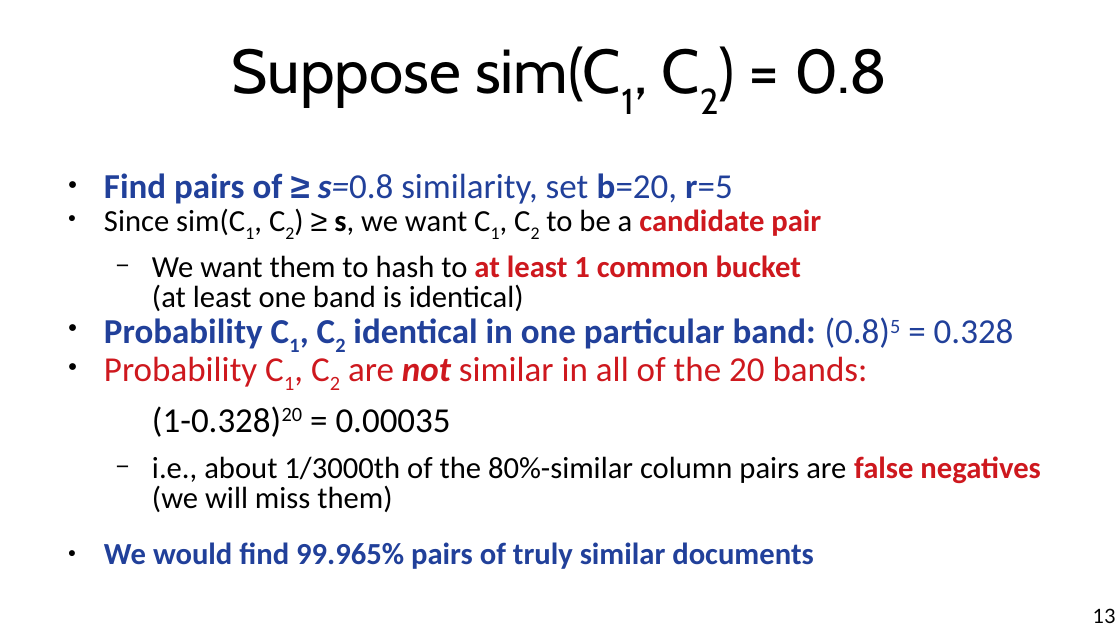
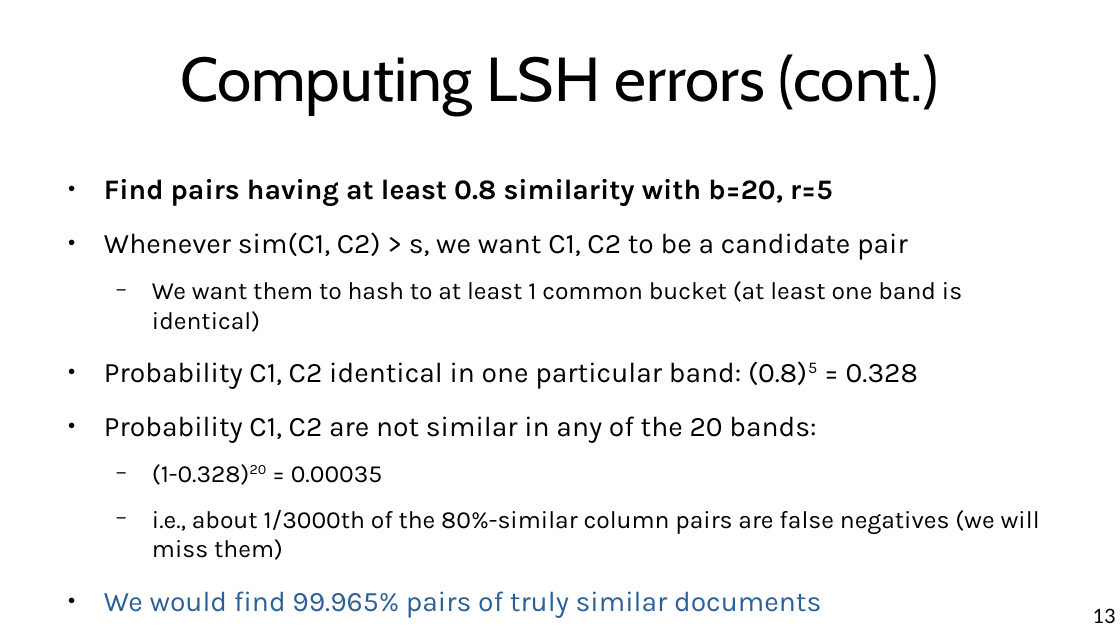
Before and after one commit to chatox/data-mining-course, a slide deck: slide 13 of theory/odp/tt09_locality_sensitive_hashing.odp. Drawn at 1120x630 pixels with LibreOffice and Linux fonts; fonts in the diff are those of the drawing. Boxes give left, top, right and bottom in pixels: in the first picture for what was removed or moved away, otherwise in the second. Text is boxed around its words. In the diff, an @@ line names an element or a change of style, - is before the commit and + after.

```diff
--- a/theory/odp/tt09_locality_sensitive_hashing.odp
+++ b/theory/odp/tt09_locality_sensitive_hashing.odp
@@ title at <box>180,54,939,115</box>: text changed @@
-Suppose sim(C1, C2) = 0.8
+Computing LSH errors (cont.)
@@ text at <box>104,179,908,260</box>: text changed; size 21.7 to 20 pt; font Calibri to Karla; text colour #21409A to #000000 @@
-● Find pairs of ≥ s=0.8 similarity, set b=20, r=5
-● Since sim(C1, C2) ≥ s, we want C1, C2 to be a candidate pair
+● Find pairs having at least 0.8 similarity with b=20, r=5
+● Whenever sim(C1, C2) > s, we want C1, C2 to be a candidate pair
@@ text at <box>104,281,1040,618</box>: size 21.7 to 17.5 pt in "We want them to hash to at ...", "i.e., about 1/3000th of the 80%-similar column ..."; font Calibri to Karla in "We want them to hash to at ...", "Probability C1, C2 identical in one particular ...", "(1-0.328)20 = 0.00035", "i.e., about 1/3000th of the 80%-similar column ..." and 1 more places; text colour #CE181E to #000000 in "at least 1 common bucket", "false negatives"; bold off in "at least 1 common bucket", "Probability C1, C2 identical in one particular ...", "false negatives", "We would find 99.965% pairs of truly ..."; size 24.8 to 20 pt, text colour #21409A to #000000 in "Probability C1, C2 identical in one particular ..."; now on the baseline in "C1, C2"; now superscript in "(0.8)5", "(1-0.328)20"; size 24.8 to 17.5 pt in "(1-0.328)20 = 0.00035"; size 21.7 to 20 pt, text colour #21409A to #2A6099 in "We would find 99.965% pairs of truly ..."; line spacing 0.8 to 1; more space between paragraphs; bullet none to − @@
@@ text at <box>104,416,816,443</box>: text changed; size 24.8 to 20 pt; font Calibri to Karla; text colour #CE181E to #000000 @@
-● Probability C1, C2 are not similar in all of the 20 bands:
+● Probability C1, C2 are not similar in any of the 20 bands:
```
Also in this commit, not shown: 8 other slides changed, 3 other files.
